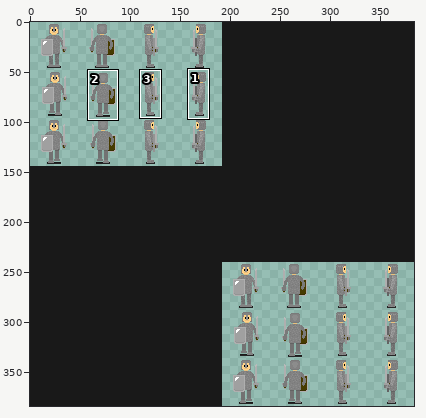
Two versions of one sprite sheet, WarDungeon/res/textures/mob/player/knight_sheet.png. Above, an overview of the earlier version with the close-up marked.
Close-up. Old version:
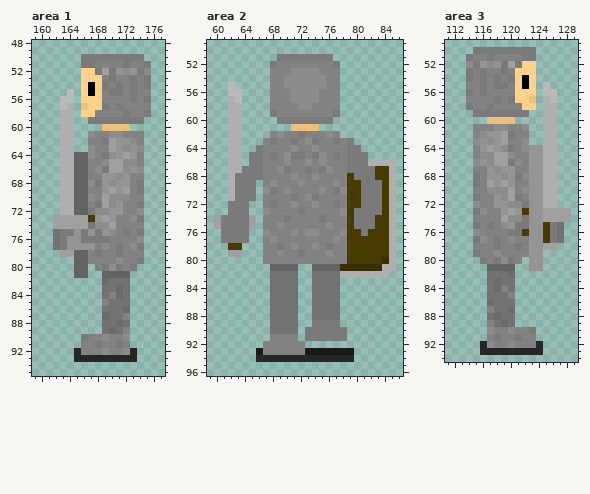
The file is 384x384 pixels. Colours within 5 levels of each other are drawn and written as one. Shown: area 1: x 159..177, y 48..95; area 2: x 59..86, y 49..96; area 3: x 111..129, y 49..94. The commit also changed other parts of the picture, which this record leaves out.
Once edited:
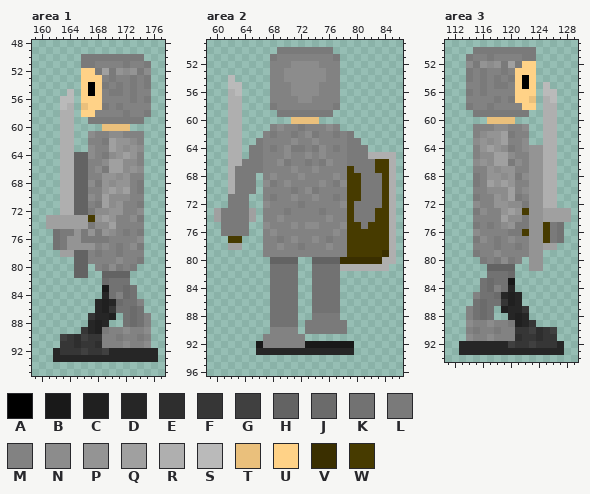
Palette (. is transparent): A #000000  B #191919  C #202020  D #262626  E #2e2e2e  F #363636  G #404040  H #636363  J #6b6b6b  K #727272  L #7a7a7a  M #828282  N #8c8c8c  P #949494  Q #a0a0a0  R #afafaf  S #bababa  T #eac07c  U #ffd287  V #3a2f00  W #473b00
Changes in this commit:
Changed rows in their new state; - is an unchanged pixel.
Area 1:
first column x 161:
73 Q
74 Q
first column x 162:
83 -------B-KJK---
84 -------DKMJK---
85 ------DCDJ-KM--
86 ------DCF-KJK--
87 -----FDDC.KJKM-
88 -----DCD..-JKM-
89 ----FDCLMMNMMN-
90 -GFEGFFM-LMMLM-
91 -FFEFFE--MNMMN-
92 DFFFGFFGDDD-DDD
93 DDD---------DDD
Area 2:
first column x 60:
50 ---------LLLLLLLL---------
51 --------LMMMMMMMML--------
52 --------M--NNNN--M--------
53 ----------N----N----------
54 --S-----------------------
55 ---S------M----M----------
56 --R-----------------------
57 ---R-------M--M-----------
58 --------L---MM---L--------
59 --------.LLLLLLLL.--------
60 ---------..TTTT..---------
61 --------MNMMLMMMNM--------
62 -------MLM-LMNL-MLML------
63 ------L-M--N-MN--M--L-----
64 -----L--L-NLL-LN-L---L----
65 --------M--MMNM--M----RRRR
66 ----L----NL--L-LN-----LWW-
67 ---L-----MMN-MNMM--W------
68 ------.-N--MN-M--N--W--L--
69 -------NL-N-M--N-LN-------
70 -------MM-ML-NLM-MM-------
71 --L--.--L--N-MN--L--------
72 -------NM--ML-M--MN-L-----
73 QL---Q-M--L-M--L--M----W--
74 ---------NM----MN---------
75 .----.-N-M-N-NN-M-N-W-W---
76 -------MN--M-MM--NM--W----
77 -.WW.---ML-N--N-LM--------
78 --QQ-----N-ML-M-N---------
79 --..-----M--M---M-------V-
80 -------.HHHH..HHHHVVVVVVR-
81 --------KKKK--KKKKRRRRRR-.
82 ------------------.......-
first column x 66:
88 --------LLLL--
89 -------L----L-
90 --MMMM--------
91 -M----M......-
92 B------BBBBBBB
93 DDDDDDDDDDDDDD
94 ..............
Area 3:
first column x 113:
83 ---KJK-B-------
84 ---KJMKD-------
85 --MK-JDCD------
86 --KJK-FCD------
87 -MKJK.CDDF-----
88 -MKJ-..DCD-----
89 -NMMNMMLCDF----
90 -MLMML-MFFGEFG-
91 -NMMNM--EFFEFF-
92 DDD-DDDGFFGFFFD
93 DDD---------DDD
Where, in picture pixels (left, top, right, bottom), the same in both close-ups:
added: (46, 215, 53, 229)
changed: (53, 285, 158, 362)
changed: (214, 47, 396, 278)
changed: (256, 313, 354, 362)
changed: (459, 278, 564, 355)
